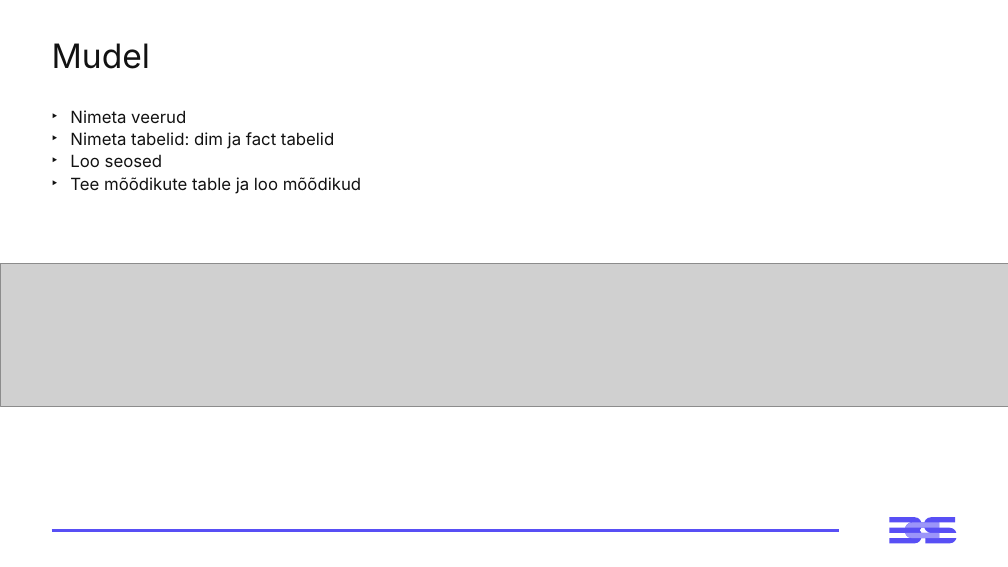
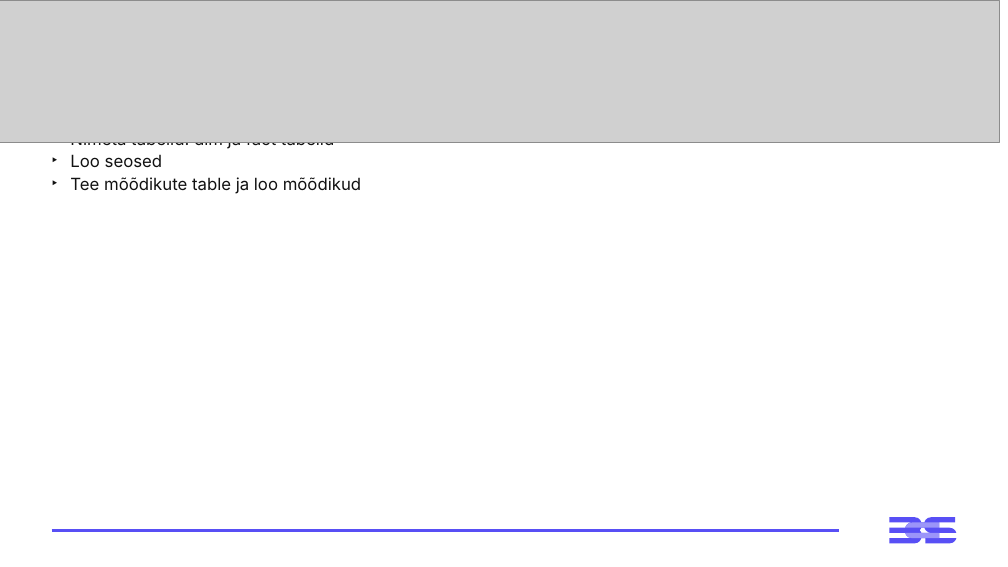
Before and after one commit to emilieabel/andmetarkus, a slide deck: slide 9 of Materjalid/Day5 Employee report DAX/5-paev-andmetarkus-esitlus.pptx. Drawn at 1008x567 pixels with LibreOffice and Linux fonts; fonts in the diff are those of the drawing; grey boxes stand for pictures. Boxes give left, top, right and bottom in pixels: in the first picture for what was removed or moved away, otherwise in the second. Text is boxed around its words. In the diff, an @@ line names an element or a change of style, - is before the commit and + after.

```diff
--- a/Materjalid/Day5 Employee report DAX/5-paev-andmetarkus-esitlus.pptx
+++ b/Materjalid/Day5 Employee report DAX/5-paev-andmetarkus-esitlus.pptx
@@ picture: place and size @@
-picture at [0,263,1008,406]
+picture at [0,0,999,143]
@@ title removed at [52,43,150,69] @@
-Mudel
```
Also in this commit, not shown: 4 other slides changed.
